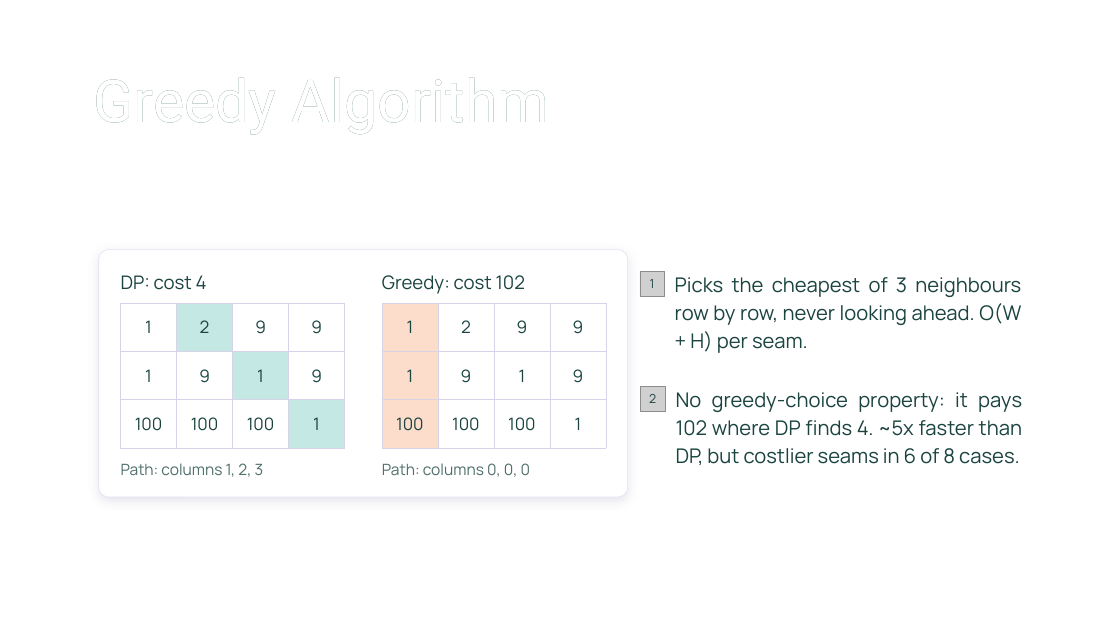
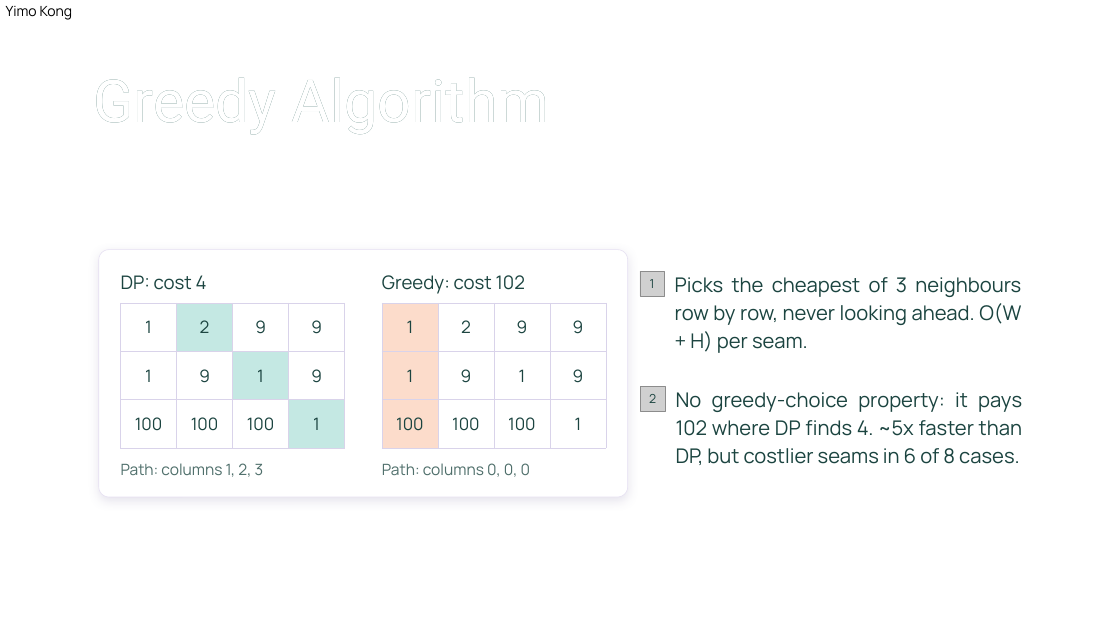
Before and after one commit to elvisshengjie/seam_carving_algorithm_comparison, a slide deck: slide 4 of CSD3130_CSD3131_Presentation.pptx. Drawn at 1120x630 pixels with LibreOffice and Linux fonts; fonts in the diff are those of the drawing; grey boxes stand for pictures; background and template pictures are left out. Boxes give left, top, right and bottom in pixels: in the first picture for what was removed or moved away, otherwise in the second. Text is boxed around its words. In the diff, an @@ line names an element or a change of style, - is before the commit and + after.

```diff
--- a/CSD3130_CSD3131_Presentation.pptx
+++ b/CSD3130_CSD3131_Presentation.pptx
@@ text added at (x1=6, y1=6, x2=73, y2=20), 18 pt, text #000000 @@
+Yimo Kong
```
Also in this commit, not shown: 9 other slides changed.
